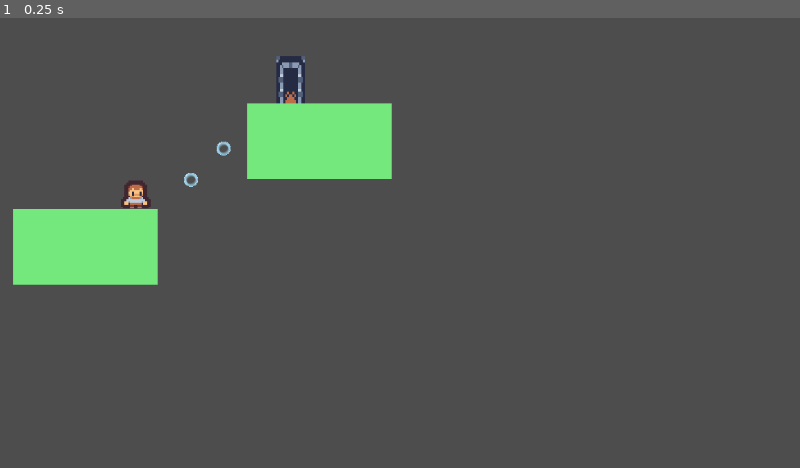
Above: before the commit, frame 1.
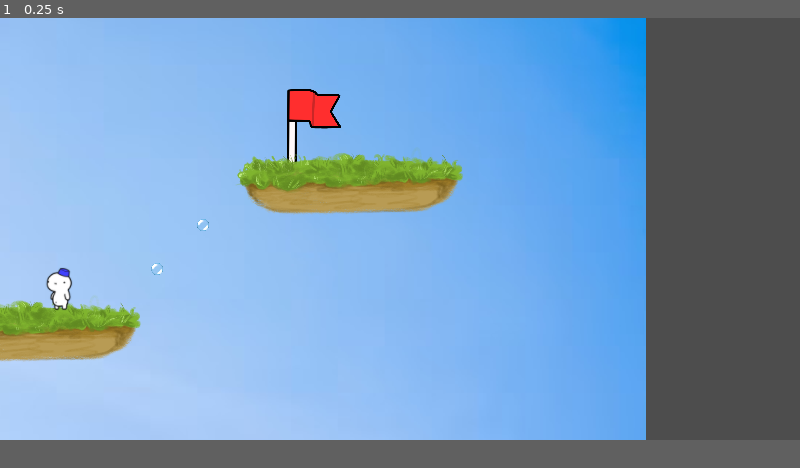
Above: after the commit, the same moment.

Repository: pablo4licante/gamejam-25
Game: Godot game, scene res://escenas/niveles/escena_plataformas_1.tscn
The game is run twice, just before and just after one commit, with the same random seed, the same clock (stepped at 60 frames per second) and the same inputs. This scene is started directly instead of the project's main scene.
Inputs:
- Up to frame 1 (0.25 s): no input
The window is 800x450 before the commit and 800x422 after it. Grey fills any space a smaller window leaves; there, only what the larger window draws over its background counts as a difference.

The runs differ from the first frame. In frame 1, 76% of the frame differs, in the area x 0-81%, y 0-94%.

Commit message:
Sprites y Ventanas

Diff:
--- a/escenas/entidades/jugador_plataformas.gd
+++ b/escenas/entidades/jugador_plataformas.gd
@@ -6,12 +6,27 @@
 const ACCELETARION_SMOOTHING = 20
 
 @onready var bridge = $"../Bridge"
+@onready var sprite = $AnimatedSprite2D
 
 func _process(_delta):
 	velocity.y += GRAVITY * _delta
+
+	var x_movement = bridge.get_strength("right") - bridge.get_strength("left")
+
+	if x_movement != 0:
+		sprite.flip_h = x_movement >= 0
+
+	if is_on_floor():
+		if x_movement != 0:
+			sprite.play("walk")
+		else:
+			sprite.play("idle")
+
 	if bridge.is_pressed("up") && is_on_floor():
 		velocity.y = JUMP_POWER
-	var x_movement = bridge.get_strength("right") - bridge.get_strength("left")
+		sprite.play("jump")
+
+
 	velocity.x = x_movement * WALK_SPEED
 	move_and_slide()
 
--- a/escenas/entidades/jugador_plataformas.tscn
+++ b/escenas/entidades/jugador_plataformas.tscn
@@ -1,19 +1,55 @@
-[gd_scene load_steps=4 format=3 uid="uid://r0fl5l5sychu"]
+[gd_scene load_steps=8 format=3 uid="uid://r0fl5l5sychu"]
 
 [ext_resource type="Script" path="res://escenas/entidades/jugador_plataformas.gd" id="1_i5kn6"]
-[ext_resource type="Texture2D" uid="uid://dsd8p2ifsciuh" path="res://assets/sprites/tile_0085.png" id="2_p0y15"]
+[ext_resource type="Texture2D" uid="uid://cdeexsn73c6nx" path="res://assets/sprites/personaje_estatico_azul.png" id="2_awlev"]
+[ext_resource type="Texture2D" uid="uid://c3ga2oajcjb4t" path="res://assets/sprites/personaje_salto_azul.png" id="3_ko406"]
+[ext_resource type="Texture2D" uid="uid://ckycbnh56hg78" path="res://assets/sprites/personaje_paso1_azul.png" id="3_ryj40"]
+[ext_resource type="Texture2D" uid="uid://cl4o35nqxdg1b" path="res://assets/sprites/personaje_paso2_azul.png" id="4_iyscj"]
 
 [sub_resource type="CircleShape2D" id="CircleShape2D_t83pe"]
-radius = 43.566
+radius = 40.0
+
+[sub_resource type="SpriteFrames" id="SpriteFrames_wk1t5"]
+animations = [{
+"frames": [{
+"duration": 1.0,
+"texture": ExtResource("2_awlev")
+}],
+"loop": true,
+"name": &"idle",
+"speed": 5.0
+}, {
+"frames": [{
+"duration": 10.0,
+"texture": ExtResource("3_ko406")
+}],
+"loop": true,
+"name": &"jump",
+"speed": 5.0
+}, {
+"frames": [{
+"duration": 1.0,
+"texture": ExtResource("3_ryj40")
+}, {
+"duration": 1.0,
+"texture": ExtResource("4_iyscj")
+}],
+"loop": true,
+"name": &"walk",
+"speed": 5.0
+}]
 
 [node name="JugadorPlataformas" type="CharacterBody2D"]
 collision_mask = 6
 script = ExtResource("1_i5kn6")
 
-[node name="Sprite2D" type="Sprite2D" parent="."]
-texture_filter = 3
-scale = Vector2(5.36, 5.36)
-texture = ExtResource("2_p0y15")
+[node name="CollisionShape2D" type="CollisionShape2D" parent="."]
+position = Vector2(1, -1)
+shape = SubResource("CircleShape2D_t83pe")
 
-[node name="CollisionShape2D" type="CollisionShape2D" parent="."]
-shape = SubResource("CircleShape2D_t83pe")
+[node name="AnimatedSprite2D" type="AnimatedSprite2D" parent="."]
+texture_filter = 4
+scale = Vector2(0.05, 0.05)
+sprite_frames = SubResource("SpriteFrames_wk1t5")
+animation = &"jump"
+frame_progress = 0.97236
--- a/escenas/entidades/plataforma_burbuja.tscn
+++ b/escenas/entidades/plataforma_burbuja.tscn
@@ -1,7 +1,7 @@
 [gd_scene load_steps=4 format=3 uid="uid://c1nn4hj3wbvb"]
 
-[ext_resource type="Texture2D" uid="uid://bnrmpb61hr8lv" path="res://assets/sprites/PompaAzul.png" id="1_c0lml"]
 [ext_resource type="Script" path="res://escenas/entidades/plataforma_burbuja.gd" id="1_p4r38"]
+[ext_resource type="Texture2D" uid="uid://do13g2yyag2mc" path="res://assets/sprites/pompa.PNG" id="2_382lk"]
 
 [sub_resource type="RectangleShape2D" id="RectangleShape2D_57bf0"]
 size = Vector2(43.2047, 10)
@@ -11,12 +11,12 @@
 
 [node name="Sprite2D" type="Sprite2D" parent="."]
 scale = Vector2(0.0219988, 0.0219988)
-texture = ExtResource("1_c0lml")
+texture = ExtResource("2_382lk")
 
 [node name="Area2D" type="Area2D" parent="."]
 collision_layer = 2
 
 [node name="CollisionShape2D" type="CollisionShape2D" parent="Area2D"]
-position = Vector2(0, -18)
+position = Vector2(1, -3)
 scale = Vector2(0.972117, 1.42612)
 shape = SubResource("RectangleShape2D_57bf0")
--- a/escenas/managers/main.tscn
+++ b/escenas/managers/main.tscn
@@ -29,7 +29,7 @@
 [node name="CanvasLayer" type="CanvasLayer" parent="."]
 
 [node name="PanelJuego" type="Panel" parent="CanvasLayer"]
-visible = false
+texture_filter = 2
 anchors_preset = 15
 anchor_right = 1.0
 anchor_bottom = 1.0
@@ -37,18 +37,21 @@
 grow_vertical = 2
 
 [node name="ContenedorJuego1" type="SubViewportContainer" parent="CanvasLayer/PanelJuego"]
-layout_mode = 1
-anchors_preset = -1
-anchor_right = 0.5
-anchor_bottom = 1.0
+texture_filter = 2
+layout_mode = 1
+anchors_preset = -1
+anchor_right = 0.5
+anchor_bottom = 1.0
+stretch = true
 
 [node name="SubViewport" type="SubViewport" parent="CanvasLayer/PanelJuego/ContenedorJuego1"]
 disable_3d = true
 handle_input_locally = false
-size = Vector2i(550, 648)
-render_target_update_mode = 0
+size = Vector2i(1024, 1080)
+render_target_update_mode = 4
 
 [node name="ContenedorJuego2" type="SubViewportContainer" parent="CanvasLayer/PanelJuego"]
+texture_filter = 2
 layout_mode = 1
 anchors_preset = -1
 anchor_left = 0.5
@@ -56,12 +59,13 @@
 anchor_bottom = 1.0
 grow_horizontal = 0
 grow_vertical = 2
+stretch = true
 
 [node name="SubViewport" type="SubViewport" parent="CanvasLayer/PanelJuego/ContenedorJuego2"]
 disable_3d = true
 handle_input_locally = false
-size = Vector2i(550, 648)
-render_target_update_mode = 0
+size = Vector2i(1024, 1080)
+render_target_update_mode = 4
 
 [node name="ContenedorCompartido" type="SubViewportContainer" parent="CanvasLayer/PanelJuego"]
 visible = false
@@ -87,13 +91,14 @@
 
 [node name="Corazon" type="TextureRect" parent="CanvasLayer/PanelVidas"]
 visible = false
+custom_minimum_size = Vector2(100, 0)
 layout_mode = 2
 offset_left = 268.0
 offset_top = 304.0
-offset_right = 308.0
+offset_right = 408.0
 offset_bottom = 344.0
 texture = ExtResource("2_2g6pr")
-expand_mode = 2
+expand_mode = 5
 
 [node name="Panel" type="Panel" parent="CanvasLayer/PanelVidas"]
 layout_mode = 1
@@ -113,7 +118,7 @@
 offset_right = 82.0
 offset_bottom = 50.0
 grow_horizontal = 2
-theme_override_font_sizes/font_size = 36
+theme_override_font_sizes/font_size = 70
 text = "Jugador 1"
 
 [node name="Vidas1" type="HBoxContainer" parent="CanvasLayer/PanelVidas/Panel"]
@@ -123,10 +128,6 @@
 anchor_top = 0.5
 anchor_right = 0.5
 anchor_bottom = 0.5
-offset_left = -20.0
-offset_top = -20.0
-offset_right = 20.0
-offset_bottom = 20.0
 grow_horizontal = 2
 grow_vertical = 2
 
@@ -149,7 +150,7 @@
 offset_right = 82.0
 offset_bottom = 50.0
 grow_horizontal = 2
-theme_override_font_sizes/font_size = 36
+theme_override_font_sizes/font_size = 70
 text = "Jugador 2
 "
 
@@ -162,8 +163,8 @@
 anchor_bottom = 0.5
 offset_left = -20.0
 offset_top = -20.0
-offset_right = 20.0
-offset_bottom = 20.0
+offset_right = -20.0
+offset_bottom = -20.0
 grow_horizontal = 2
 grow_vertical = 2
 
@@ -210,7 +211,7 @@
 grow_horizontal = 2
 grow_vertical = 2
 theme_override_colors/font_color = Color(1, 1, 1, 1)
-theme_override_font_sizes/font_size = 64
+theme_override_font_sizes/font_size = 70
 text = "1"
 
 [node name="Resultado" type="Label" parent="CanvasLayer/PanelHUD"]
@@ -227,6 +228,6 @@
 offset_bottom = 25.0
 grow_horizontal = 2
 grow_vertical = 2
-theme_override_font_sizes/font_size = 36
+theme_override_font_sizes/font_size = 70
 text = "Resultado"
 horizontal_alignment = 1
--- a/escenas/niveles/dispara_1.tscn
+++ b/escenas/niveles/dispara_1.tscn
@@ -1,12 +1,20 @@
-[gd_scene load_steps=5 format=3 uid="uid://8k7jikydyfan"]
+[gd_scene load_steps=6 format=3 uid="uid://8k7jikydyfan"]
 
 [ext_resource type="PackedScene" path="res://escenas/entidades/objetivo_burbuja.tscn" id="1_g6lxu"]
 [ext_resource type="Script" path="res://escenas/niveles/dispara_1.gd" id="1_ro2gb"]
 [ext_resource type="PackedScene" uid="uid://wls1xt3tgwv" path="res://escenas/managers/bridge.tscn" id="2_og4dl"]
 [ext_resource type="PackedScene" path="res://escenas/entidades/cursor_dispara.tscn" id="2_yigsh"]
+[ext_resource type="Texture2D" uid="uid://v3qwqt5xhgck" path="res://assets/fondos/fondo_explota_pompas.jpg" id="5_h3b8k"]
 
 [node name="Dispara1" type="Node"]
 script = ExtResource("1_ro2gb")
+
+[node name="Fondo" type="TextureRect" parent="."]
+offset_left = -274.0
+offset_top = -220.0
+offset_right = 803.0
+offset_bottom = 763.0
+texture = ExtResource("5_h3b8k")
 
 [node name="Bridge" parent="." instance=ExtResource("2_og4dl")]
 
--- a/escenas/niveles/escena_plataformas_1.tscn
+++ b/escenas/niveles/escena_plataformas_1.tscn
@@ -1,30 +1,38 @@
-[gd_scene load_steps=9 format=3 uid="uid://c0oqkkj608r8g"]
+[gd_scene load_steps=11 format=3 uid="uid://c0oqkkj608r8g"]
 
 [ext_resource type="PackedScene" uid="uid://r0fl5l5sychu" path="res://escenas/entidades/jugador_plataformas.tscn" id="1_xfa0f"]
 [ext_resource type="Script" path="res://escenas/niveles/escena_plataformas_1.gd" id="1_yrlp3"]
 [ext_resource type="PackedScene" uid="uid://c1nn4hj3wbvb" path="res://escenas/entidades/plataforma_burbuja.tscn" id="2_d7bcf"]
+[ext_resource type="Texture2D" uid="uid://dxua1rn76oka5" path="res://assets/fondos/fondo_atrapa_bandera.jpg" id="2_j5nac"]
 [ext_resource type="PackedScene" uid="uid://wls1xt3tgwv" path="res://escenas/managers/bridge.tscn" id="2_q6grq"]
-[ext_resource type="Texture2D" uid="uid://cyhdqtfg0xq7d" path="res://assets/sprites/tile_0009.png" id="3_wtu25"]
+[ext_resource type="Texture2D" uid="uid://c5fgsiyij5vbc" path="res://assets/sprites/bandera.png" id="3_jej53"]
+[ext_resource type="Texture2D" uid="uid://ckpap8snvcqb8" path="res://assets/sprites/bloque_largo.png" id="4_wdmbl"]
 
 [sub_resource type="RectangleShape2D" id="RectangleShape2D_ervy8"]
 
 [sub_resource type="PhysicsMaterial" id="PhysicsMaterial_65nee"]
 
 [sub_resource type="RectangleShape2D" id="RectangleShape2D_fh77o"]
-size = Vector2(417, 221)
+size = Vector2(457, 102.5)
 
 [node name="EscenaPlataformas1" type="Node"]
 script = ExtResource("1_yrlp3")
 
+[node name="Sprite2D" type="Sprite2D" parent="."]
+position = Vector2(288, 252)
+scale = Vector2(3, 3)
+texture = ExtResource("2_j5nac")
+
 [node name="Bridge" parent="." instance=ExtResource("2_q6grq")]
 
 [node name="Destiny" type="Node2D" parent="."]
-position = Vector2(514, 141)
+position = Vector2(538, 141)
 
 [node name="Sprite2D" type="Sprite2D" parent="Destiny"]
 texture_filter = 1
-scale = Vector2(5.06071, 8.42428)
-texture = ExtResource("3_wtu25")
+position = Vector2(0, -1)
+scale = Vector2(0.11, 0.11)
+texture = ExtResource("3_jej53")
 
 [node name="Area2D" type="Area2D" parent="Destiny"]
 collision_layer = 2
@@ -34,57 +42,33 @@
 shape = SubResource("RectangleShape2D_ervy8")
 
 [node name="Node2D" type="StaticBody2D" parent="."]
-position = Vector2(-76, 623)
+position = Vector2(-41, 550)
 collision_layer = 7
 physics_material_override = SubResource("PhysicsMaterial_65nee")
 
-[node name="ColorRect" type="ColorRect" parent="Node2D"]
-anchors_preset = 8
-anchor_left = 0.5
-anchor_top = 0.5
-anchor_right = 0.5
-anchor_bottom = 0.5
-offset_left = -208.0
-offset_top = -110.0
-offset_right = 208.0
-offset_bottom = 109.0
-grow_horizontal = 2
-grow_vertical = 2
-color = Color(0.453164, 0.905678, 0.490577, 1)
-metadata/_edit_use_anchors_ = true
-
 [node name="Sprite2D" type="Sprite2D" parent="Node2D"]
+scale = Vector2(0.25, 0.25)
+texture = ExtResource("4_wdmbl")
 
 [node name="CollisionShape2D" type="CollisionShape2D" parent="Node2D"]
+position = Vector2(1.5, 11.75)
 shape = SubResource("RectangleShape2D_fh77o")
 
 [node name="Node2D2" type="StaticBody2D" parent="."]
-position = Vector2(597, 319)
+position = Vector2(619, 248)
 collision_layer = 7
 physics_material_override = SubResource("PhysicsMaterial_65nee")
 
-[node name="ColorRect" type="ColorRect" parent="Node2D2"]
-anchors_preset = 8
-anchor_left = 0.5
-anchor_top = 0.5
-anchor_right = 0.5
-anchor_bottom = 0.5
-offset_left = -208.0
-offset_top = -110.0
-offset_right = 208.0
-offset_bottom = 109.0
-grow_horizontal = 2
-grow_vertical = 2
-color = Color(0.453164, 0.905678, 0.490577, 1)
-metadata/_edit_use_anchors_ = true
-
 [node name="Sprite2D" type="Sprite2D" parent="Node2D2"]
+scale = Vector2(0.25, 0.25)
+texture = ExtResource("4_wdmbl")
 
 [node name="CollisionShape2D" type="CollisionShape2D" parent="Node2D2"]
+position = Vector2(1.5, 11.75)
 shape = SubResource("RectangleShape2D_fh77o")
 
 [node name="JugadorPlataformas" parent="." instance=ExtResource("1_xfa0f")]
-position = Vector2(68, 463)
+position = Vector2(28, 449)
 
 [node name="PlataformaBurbuja" parent="." instance=ExtResource("2_d7bcf")]
 position = Vector2(321, 339)
@@ -101,6 +85,7 @@
 text = "¡Ganaste!"
 
 [node name="Camera2D" type="Camera2D" parent="."]
-position = Vector2(-323, -37)
+position = Vector2(-95, -85)
+scale = Vector2(4.6, 1.0033)
 anchor_mode = 0
-zoom = Vector2(0.5, 0.5)
+zoom = Vector2(1.25, 1.25)
--- a/project.godot
+++ b/project.godot
@@ -17,9 +17,10 @@
 
 [display]
 
-window/stretch/mode="viewport"
+window/size/viewport_width=2048
+window/size/viewport_height=1080
+window/stretch/mode="canvas_items"
 window/stretch/aspect="expand"
-window/stretch/scale_mode="integer"
 
 [input]
 
Binary file added: assets/fondos/fondo_atrapa_bandera.jpg
Not shown, added: assets/fondos/fondo_atrapa_bandera.jpg.import
Binary file added: assets/fondos/fondo_explota_pompas.jpg
Not shown, added: assets/fondos/fondo_explota_pompas.jpg.import
Binary file added: assets/sprites/bandera.png
Not shown, added: assets/sprites/bandera.png.import
Binary file added: assets/sprites/bloque_corto.png
Not shown, added: assets/sprites/bloque_corto.png.import
Binary file added: assets/sprites/bloque_largo.png
Not shown, added: assets/sprites/bloque_largo.png.import
Binary file added: assets/sprites/personaje_estatico_azul.png
Not shown, added: assets/sprites/personaje_estatico_azul.png.import
(and 20 more such lines)
